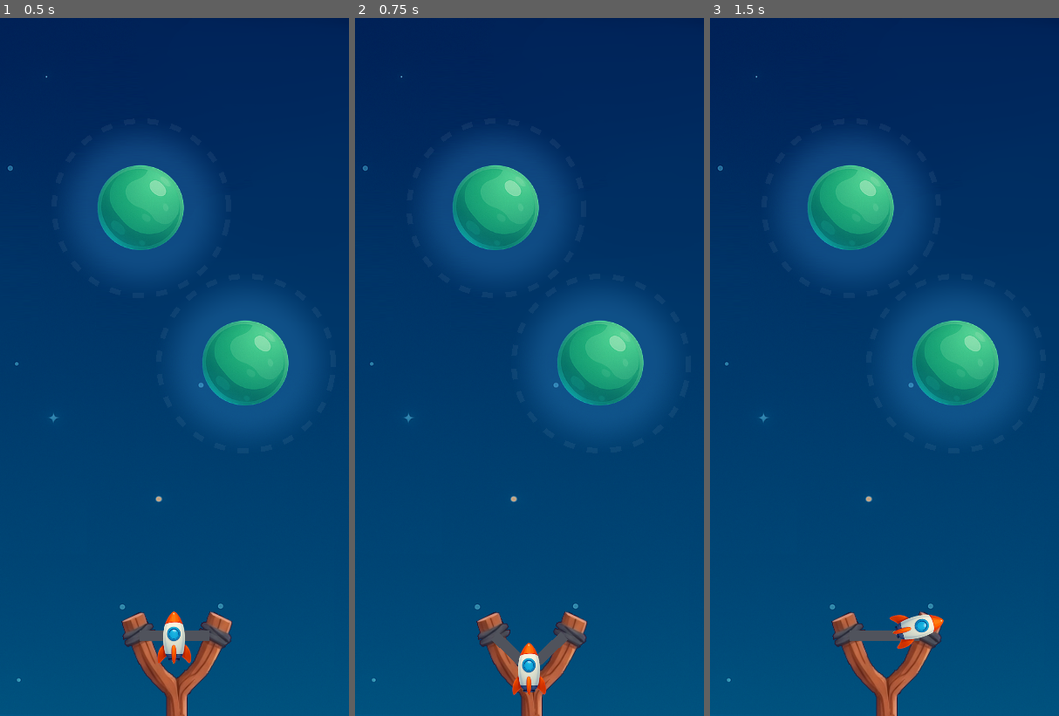
Above: before the commit, frames 1-3 (left to right).
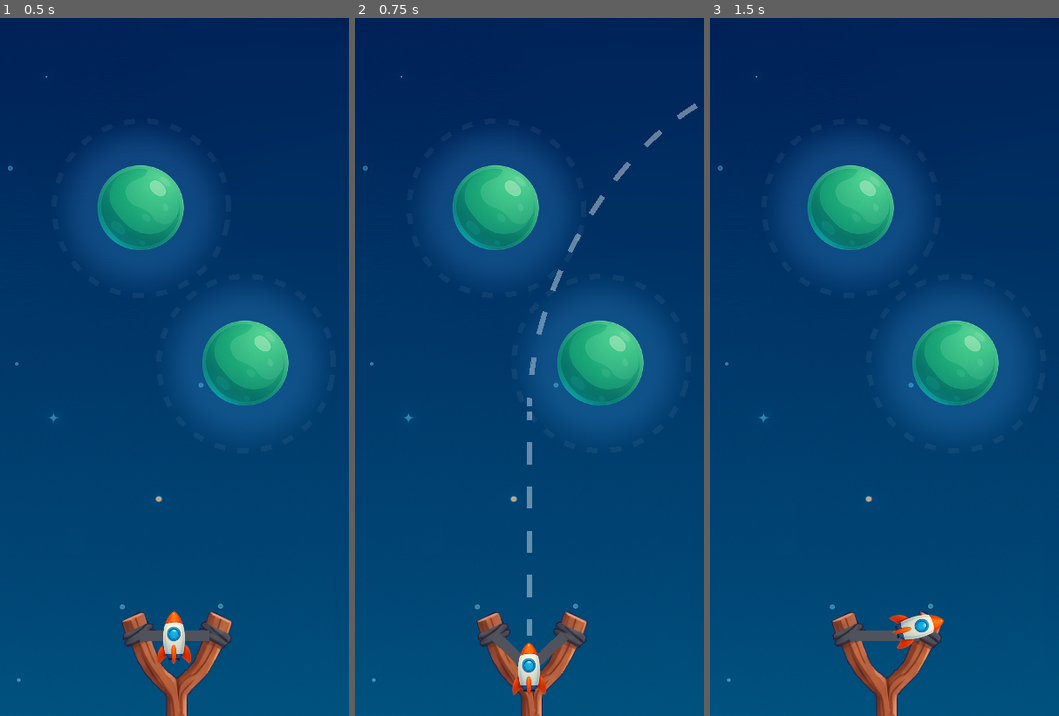
Above: after the commit, the same moments.

Repository: nbarkoch/spacecraft-launcher
Game: Godot game, scene res://scenes/game.tscn
Two runs of this game, one before a commit and one after it. Both use one fixed random seed, a clock stepped at 60 frames per second and the inputs below.
Inputs (mouse positions are in pixels of both pictures, inside the frame that each line leads up to):
- Up to frame 1 (0.5 s): no input
- Up to frame 2 (0.75 s): tap Enter at 0.5 s; move the mouse to (529, 667) at 0.52 s; press the mouse at (529, 667) at 0.53 s
- Up to frame 3 (1.5 s): tap Space at 1.25 s; move the mouse to (814, 401) at 1.27 s; release the mouse at (814, 401) at 1.28 s; click (814, 401) at 1.35 s

Frame 1 is identical in both runs. In frame 2, 0.6% of the frame differs, in the area x 49-99%, y 12-89%; in frame 3, nothing differs.

Commit message:
aimer target predicter

Diff:
--- a/scenes/planet.tscn
+++ b/scenes/planet.tscn
@@ -27,7 +27,7 @@
 [node name="CollisionShape" type="CollisionShape2D" parent="."]
 shape = SubResource("CircleShape2D_j7r55")
 
-[node name="Sprite" type="Sprite2D" parent="."]
+[node name="Sprite" type="Sprite2D" parent="." groups=["planets"]]
 material = SubResource("ShaderMaterial_sdf1j")
 scale = Vector2(0.343103, 0.339655)
 texture = ExtResource("3_nwi0i")
--- a/scenes/slingshot.tscn
+++ b/scenes/slingshot.tscn
@@ -1,7 +1,8 @@
-[gd_scene load_steps=4 format=3 uid="uid://ogg3oaxoy66n"]
+[gd_scene load_steps=5 format=3 uid="uid://ogg3oaxoy66n"]
 
 [ext_resource type="Script" path="res://scripts/slingshot.gd" id="1_1asle"]
 [ext_resource type="Texture2D" uid="uid://bblomn75uc111" path="res://sprites/slingshot.png" id="2_olcri"]
+[ext_resource type="Script" path="res://scripts/trajectory_predictor.gd" id="3_tp123"]
 
 [sub_resource type="CircleShape2D" id="CircleShape2D_0jt4s"]
 radius = 58.0345
@@ -34,4 +35,14 @@
 [node name="SlingshotCenter" type="Marker2D" parent="."]
 position = Vector2(0, -19)
 
+[node name="TrajectoryPredictor" type="Node2D" parent="."]
+script = ExtResource("3_tp123")
+max_prediction_time = 3.0
+prediction_steps = 150
+dash_length = 12.0
+gap_length = 8.0
+line_width = 2.5
+normal_color = Color(1, 1, 1, 0.8)
+gravity_color = Color(0.3, 0.7, 1, 0.9)
+
 [connection signal="input_event" from="TouchArea" to="." method="_on_touch_area_input_event"]
--- a/scripts/planet.gd
+++ b/scripts/planet.gd
@@ -14,6 +14,9 @@
 var gravity_visualizer: GravityZoneVisualizer
 
 func _ready():
+	# Add to planets group for trajectory prediction
+	add_to_group("Planets")
+
 	setup_collision_shapes()
 	if show_gravity_zone:
 		setup_gravity_visualization()
@@ -64,7 +67,6 @@
 		await get_tree().create_timer(1.5).timeout
 		body.destroy()
 
-
 func toggle_visualization(visible: bool):
 	"""Show/hide the gravity zone visualization"""
 	show_gravity_zone = visible
--- a/scripts/slingshot.gd
+++ b/scripts/slingshot.gd
@@ -11,11 +11,17 @@
 var leftLine
 var rightLine
 var spacecraft
+var trajectory_predictor
 
 func _ready():
 	slingshotState = SlingshotState.idle
 	leftLine = $LeftLine
 	rightLine = $RightLine
+
+	# Create trajectory predictor
+	trajectory_predictor = TrajectoryPredictor.new()
+	add_child(trajectory_predictor)
+	trajectory_predictor.hide_trajectory()
 
 # Called every frame. 'delta' is the elapsed time since the previous frame.
 func _process(delta):
@@ -46,12 +52,20 @@
 				if launch_direction.length() > 0:
 					spacecraft.rotation = launch_direction.angle() + PI/2
 
+				# Calculate and show trajectory prediction
+				var velocity = (center_pos - mouse_pos) * 10
+				trajectory_predictor.show_trajectory()
+				trajectory_predictor.update_prediction(mouse_pos, velocity)
+
 			if Input.is_action_just_released("FINGER_TAP"):
 				var mouse_pos = get_global_mouse_position()
 				var center_pos = $SlingshotCenter.global_position
 				mouse_pos.x = min(center_pos.x+60, max(center_pos.x-60, mouse_pos.x))
 				mouse_pos.y = min(center_pos.y+60, max(center_pos.y+10, mouse_pos.y))
 				slingshotState = SlingshotState.released
+
+				# Hide trajectory predictor
+				trajectory_predictor.hide_trajectory()
 
 				# Calculate velocity
 				var velocity = (center_pos - mouse_pos) * 10
--- /dev/null
+++ b/scripts/trajectory_predictor.gd
@@ -0,0 +1,259 @@
+extends Node2D
+class_name TrajectoryPredictor
+
+# Configuration
+@export var max_prediction_time: float = 4.0
+@export var prediction_steps: int = 150
+@export var line_width: float = 3.0
+@export var normal_color: Color = Color(1.0, 1.0, 1.0, 0.4)
+@export var gravity_color: Color = Color(0.3, 0.7, 1.0, 0.4)
+@export var collision_color: Color = Color(1.0, 0.2, 0.2, 0.9)
+@export var animation_speed: float = 80.0  # Much slower and nicer speed
+
+# Internal variables
+var trajectory_line: Line2D
+var is_predicting: bool = false
+var animation_offset: float = 0.0
+var cached_points: Array = []
+var cached_states: Array = []
+
+func _ready():
+	create_trajectory_line()
+
+func _process(delta):
+	"""Animate the trajectory dashes"""
+	if is_predicting and cached_points.size() > 0:
+		# Update animation offset
+		animation_offset += animation_speed * delta
+
+		# Reset offset to prevent overflow
+		var dash_cycle = 20.0  # dash_length + gap_length
+		if animation_offset > dash_cycle:
+			animation_offset -= dash_cycle
+
+		# Redraw with new offset every frame
+		create_animated_trajectory(cached_points, cached_states)
+
+func create_trajectory_line():
+	"""Create a single Line2D for the trajectory"""
+	trajectory_line = Line2D.new()
+	add_child(trajectory_line)
+	trajectory_line.width = line_width
+	trajectory_line.default_color = normal_color
+	trajectory_line.antialiased = true
+
+func predict_trajectory(start_position: Vector2, initial_velocity: Vector2):
+	"""Predict trajectory using EXACT same physics as spacecraft"""
+	# Don't clear animation_offset here - only clear the line points
+	if trajectory_line:
+		trajectory_line.clear_points()
+
+	# Use the same time step as the game (60 FPS)
+	var time_step = 1.0 / 60.0
+	var total_steps = int(max_prediction_time / time_step)
+
+	# Simulation variables - match spacecraft exactly
+	var sim_position = start_position
+	var sim_velocity = initial_velocity
+	var sim_gravity_assist = null
+
+	var trajectory_points = []
+	var point_states = []
+
+	# Get planets
+	var planets = find_all_planets()
+
+	# Simulate using exact game physics
+	for step in range(total_steps):
+		# Add current position
+		trajectory_points.append(to_local(sim_position))
+
+		# Check planet collisions - simulate what actually happens in your game
+		var collision_detected = false
+
+		for planet in planets:
+			if not planet or not is_instance_valid(planet):
+				continue
+
+			var distance_to_planet = sim_position.distance_to(planet.global_position)
+
+			# Your planet script calls body.destroy() after 1.5 seconds when spacecraft hits
+			# So in reality, the spacecraft continues for a bit before being destroyed
+			if distance_to_planet <= planet.planet_radius:
+				collision_detected = true
+				point_states.append(2)  # Mark as collision/destruction
+				break
+
+		if collision_detected:
+			break
+
+		# Check gravity assist entry (exact same logic as spacecraft)
+		if not sim_gravity_assist:
+			for planet in planets:
+				if not planet or not is_instance_valid(planet):
+					continue
+
+				var distance_to_planet = sim_position.distance_to(planet.global_position)
+				if distance_to_planet <= planet.gravity_radius:
+					# Enter gravity assist - use your exact GravityAssist class
+					sim_gravity_assist = GravityAssist.new(planet, sim_velocity)
+					break
+
+		# Track state
+		if sim_gravity_assist:
+			point_states.append(1)  # Gravity
+		else:
+			point_states.append(0)  # Normal
+
+		# Apply gravity assist physics (exact same as spacecraft)
+		if sim_gravity_assist:
+			sim_velocity = sim_gravity_assist.update_curve(time_step, sim_position)
+
+			# Check if gravity assist complete (exact same logic)
+			if sim_gravity_assist.is_curve_complete():
+				sim_velocity = sim_gravity_assist.get_exit_velocity()
+				sim_gravity_assist = null
+
+		# Move to next position (exact same as RigidBody2D movement)
+		sim_position += sim_velocity * time_step
+
+		# Check bounds
+		if abs(sim_position.x) > 500 or abs(sim_position.y) > 500:
+			break
+
+		# Sample every few steps for performance
+		if step % 2 != 0:  # Skip every other step for visualization
+			continue
+
+	# Cache the trajectory data for animation
+	cached_points = trajectory_points
+	cached_states = point_states
+
+	# Create trajectory with accurate colors and animation
+	create_animated_trajectory(trajectory_points, point_states)
+
+func create_animated_trajectory(points: Array, states: Array):
+	"""Create trajectory with animated moving dashes"""
+	if points.size() < 2:
+		return
+
+	trajectory_line.clear_points()
+
+	var dash_length = 15.0  # Longer dashes for better visibility
+	var gap_length = 10.0   # Longer gaps for better visibility
+	var cycle_length = dash_length + gap_length
+	var current_color = normal_color
+
+	# Calculate total path length for better animation
+	var total_path_length = 0.0
+	for i in range(points.size() - 1):
+		total_path_length += points[i].distance_to(points[i + 1])
+
+	var current_path_distance = 0.0
+
+	for i in range(points.size() - 1):
+		var start_point = points[i]
+		var end_point = points[i + 1]
+		var segment_vector = end_point - start_point
+		var segment_length = segment_vector.length()
+
+		if segment_length == 0:
+			continue
+
+		# Determine color based on state
+		var state = states[i] if i < states.size() else 0
+		var segment_color = normal_color
+
+		match state:
+			0: segment_color = normal_color    # Normal
+			1: segment_color = gravity_color   # Gravity assist
+			2: segment_color = collision_color # Collision
+
+		# Handle color changes
+		if segment_color != current_color:
+			current_color = segment_color
+			trajectory_line.default_color = current_color
+			if trajectory_line.get_point_count() > 0:
+				trajectory_line.add_point(Vector2.INF)
+
+		# Create animated dashed pattern along this segment
+		var direction = segment_vector.normalized()
+		var steps = int(segment_length / 2.0) + 1
+
+		for step in range(steps + 1):
+			var t = float(step) / steps
+			var current_pos = start_point + segment_vector * t
+			var distance_along_path = current_path_distance + segment_length * t
+
+			# Calculate animation position (reverse the offset for correct direction)
+			var animated_distance = distance_along_path - animation_offset  # Subtract to go forward
+			var cycle_pos = fmod(animated_distance, cycle_length)
+			if cycle_pos < 0:  # Handle negative modulo
+				cycle_pos += cycle_length
+
+			var should_draw = cycle_pos < dash_length
+
+			if should_draw:
+				trajectory_line.add_point(current_pos)
+			elif trajectory_line.get_point_count() > 0:
+				# Add break when we stop drawing
+				var last_point = trajectory_line.get_point_position(trajectory_line.get_point_count() - 1)
+				if last_point != Vector2.INF:
+					trajectory_line.add_point(Vector2.INF)
+
+		current_path_distance += segment_length
+
+func create_accurate_trajectory(points: Array, states: Array):
+	"""Legacy function - now uses animated version"""
+	create_animated_trajectory(points, states)
+
+func find_all_planets() -> Array:
+	"""Find all Planet nodes in the scene"""
+	var planets = []
+
+	# Try group first
+	var grouped_planets = get_tree().get_nodes_in_group("Planets")
+	if grouped_planets.size() > 0:
+		return grouped_planets
+
+	# Fallback search
+	var root = get_tree().current_scene
+	find_planets_recursive(root, planets)
+	return planets
+
+func find_planets_recursive(node: Node, planets: Array):
+	"""Recursively find Planet nodes"""
+	if node is Planet:
+		planets.append(node)
+
+	for child in node.get_children():
+		find_planets_recursive(child, planets)
+
+func show_trajectory():
+	"""Show trajectory prediction"""
+	visible = true
+	is_predicting = true
+
+func hide_trajectory():
+	"""Hide trajectory prediction"""
+	visible = false
+	is_predicting = false
+	clear_trajectory()
+	reset_animation()  # Reset animation when hiding
+
+func clear_trajectory():
+	"""Clear trajectory line but preserve animation state"""
+	if trajectory_line:
+		trajectory_line.clear_points()
+	cached_points.clear()
+	cached_states.clear()
+	# Don't reset animation_offset here - let it keep animating
+
+func reset_animation():
+	"""Reset animation completely (called when hiding trajectory)"""
+	animation_offset = 0.0
+
+func update_prediction(start_position: Vector2, initial_velocity: Vector2):
+	"""Update prediction in real-time"""
+	if is_predicting:
+		predict_trajectory(start_position, initial_velocity)
